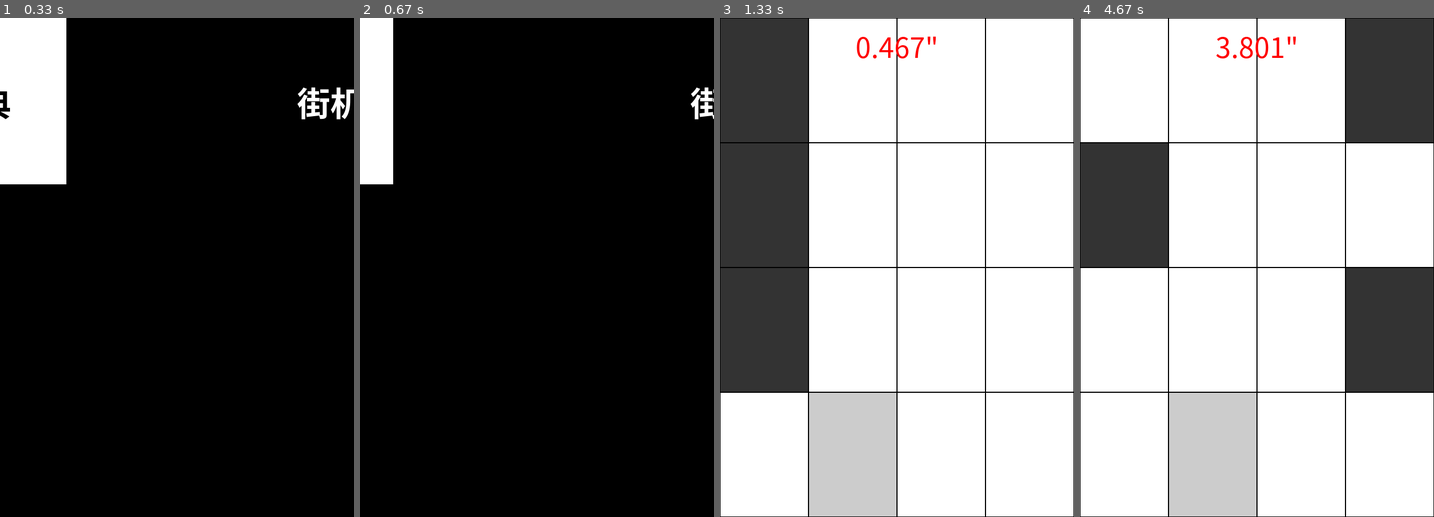
Above: before the commit, frames 1-4 (left to right).
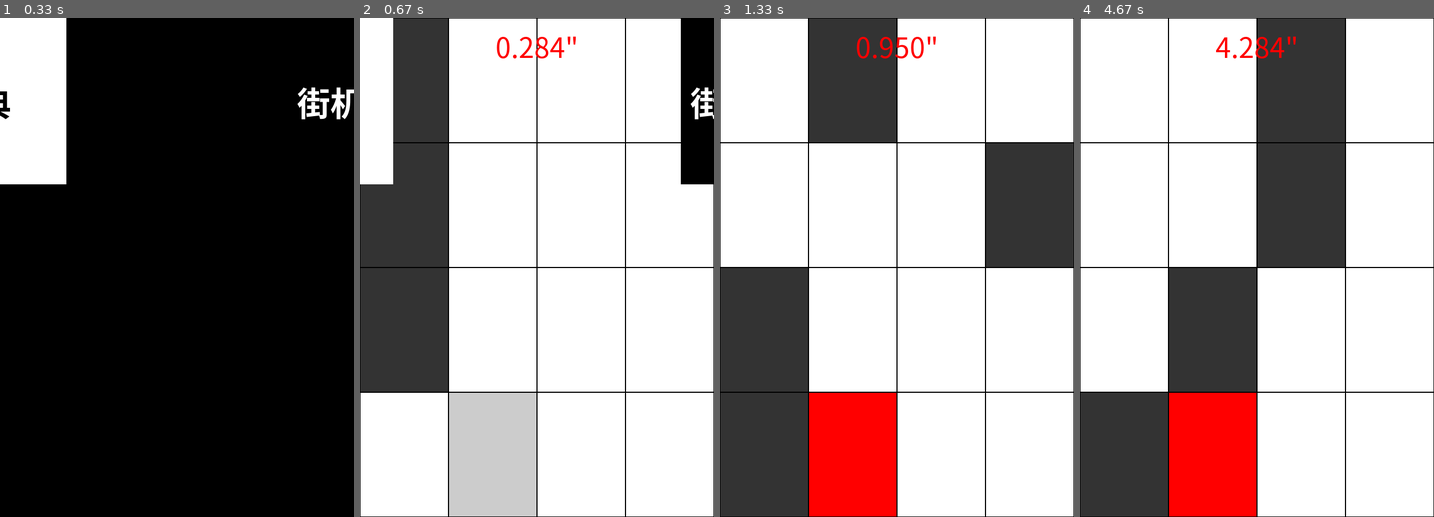
Above: after the commit, the same moments.

Repository: yviscool/pygame
Game: pygame game, started from donttap/main.py
Same seed, same stepped clock (60 frames per second), same inputs: the game is played once before the commit and once after it.
Inputs (mouse positions are in pixels of both pictures, inside the frame that each line leads up to):
- Up to frame 1 (0.33 s): no input
- Up to frame 2 (0.67 s): press the mouse at (452, 272) at 0.37 s; move the mouse to (512, 327) at 0.47 s; release the mouse at (572, 377) at 0.6 s
- Up to frame 3 (1.33 s): press the mouse at (812, 272) at 0.7 s; move the mouse to (794, 212) at 0.8 s; release the mouse at (776, 147) at 0.93 s; press the mouse at (812, 272) at 1.03 s; move the mouse to (840, 277) at 1.13 s; release the mouse at (872, 287) at 1.27 s
- Up to frame 4 (4.67 s): press the mouse at (1172, 272) at 1.37 s; move the mouse to (1161, 227) at 1.47 s; release the mouse at (1150, 187) at 1.6 s; press the mouse at (1172, 272) at 1.7 s; move the mouse to (1203, 282) at 1.8 s; release the mouse at (1235, 292) at 1.93 s; press the mouse at (1172, 272) at 2.03 s; move the mouse to (1242, 177) at 2.13 s; release the mouse at (1313, 82) at 2.27 s; press the mouse at (1172, 272) at 2.37 s; move the mouse to (1196, 247) at 2.47 s; release the mouse at (1225, 227) at 2.6 s; press the mouse at (1172, 272) at 2.7 s; move the mouse to (1281, 287) at 2.8 s; release the mouse at (1391, 307) at 2.93 s; press the mouse at (1172, 272) at 3.03 s; move the mouse to (1157, 212) at 3.13 s; release the mouse at (1143, 157) at 3.27 s; press the mouse at (1172, 272) at 3.37 s; move the mouse to (1200, 292) at 3.47 s; release the mouse at (1225, 317) at 3.6 s; press the mouse at (1172, 272) at 3.7 s; move the mouse to (1200, 267) at 3.8 s; release the mouse at (1225, 262) at 3.93 s; press the mouse at (1172, 272) at 4.03 s; move the mouse to (1267, 267) at 4.13 s; release the mouse at (1366, 262) at 4.27 s; press the mouse at (1172, 272) at 4.37 s; move the mouse to (1175, 347) at 4.47 s; release the mouse at (1179, 422) at 4.6 s

Frame 1 is identical in both runs. In frame 2, 92% of the frame differs, in the area x 0-100%, y 0-100%; in frame 3, 37%; in frame 4, 49%.

Commit message:
Update main.py

Diff:
--- a/donttap/main.py
+++ b/donttap/main.py
@@ -1,3 +1,6 @@
+'''
+游戏 https://u.ali213.net/games/doNotTouchWhite/index.html?game_code=181
+'''
 import pygame
 import random
 
@@ -32,23 +35,32 @@
 game_over = 0
 
 # 常量
+# 边框长度
 BORDER = 1
 
 # 颜色
-BLACK = (0, 0, 0)
-RED = (255, 0, 0)
-WHITE = (255, 255, 255)
-GREY = (51, 51, 51)
+BLACK      = (0, 0, 0)
+RED        = (255, 0, 0)
+WHITE      = (255, 255, 255)
+GREY       = (51, 51, 51)
 WHITE_GREY = (204, 204, 204)
-GOLD = (255, 255, 0)
-
-
-BLOCKS_TYPE_FAILURE = -1
-BLOCKS_TYPE_COMMON = 0
+GOLD       = (255, 255, 0)
+
+# 游戏模式
+MODE_CLASSIC   = 1   # 经典
+MODE_ATHLETICS = 2   # 街机 竞技
+MODE_DHYANA    = 3   # 禅
+MODE_FASTEST   = 4   # 极速
+MODE_RELEVOS   = 5   # 接力
+MODE_RANK      = 6   # 排行榜
+
+# 游戏砖块
+BLOCKS_TYPE_FAILURE   = -1
+BLOCKS_TYPE_COMMON    = 0
 BLOCKS_TYPE_CLICKABLE = 1
-BLOCKS_TYPE_CLICKED = 2
-BLOCKS_TYPE_GOLD = 3
-BLOCKS_TYPE_START = 4
+BLOCKS_TYPE_CLICKED   = 2
+BLOCKS_TYPE_GOLD      = 3
+BLOCKS_TYPE_START     = 4
 # -1 代表红色(失败)
 # 0 代表白色(不可点击-否则失败)\
 # 1 代表灰色(可点击)
@@ -75,8 +87,8 @@
 ]
 
 # 微软雅黑粗体 44 大小
-yahei44 = pygame.font.SysFont('microsoftjhengheiui', 44, bold=True)
-yahei50 = pygame.font.SysFont('microsoftjhengheiui', 50)
+yahei44      = pygame.font.SysFont('microsoftjhengheiui', 44, bold=True)
+yahei50      = pygame.font.SysFont('microsoftjhengheiui', 50)
 yahei60_bold = pygame.font.SysFont('microsoftjhengheiui', 60, bold=True)
 
 # print(pygame.font.get_fonts())
@@ -96,6 +108,41 @@
 	for i in range(5):
 		pygame.draw.line(screen, BLACK, ( 0,  i*225 ),( WIDTH, i*225), BORDER)
 		pygame.draw.line(screen, BLACK, ( i*160, 0 ),( i*160, HEIGHT), BORDER)
+	# pygame.draw.line(screen, BLACK, (0, 225), (WIDTH, 225), BORDER)
+	# pygame.draw.line(screen, BLACK, (0, 450), (WIDTH, 450), BORDER)
+	# pygame.draw.line(screen, BLACK, (0, 675), (WIDTH, 675), BORDER)
+
+	# pygame.draw.line(screen, BLACK, (160, 0), (160, HEIGHT), BORDER)
+	# pygame.draw.line(screen, BLACK, (320, 0), (320, HEIGHT), BORDER)
+	# pygame.draw.line(screen, BLACK, (480, 0), (480, HEIGHT), BORDER)
+
+class Mode:
+
+	def __init__(self, types):
+
+		# 经典
+		if types == MODE_CLASSIC:
+			self.txt = '经典'
+
+		# 街机 竞技
+		if types == MODE_ATHLETICS:
+			self.txt = '禅'
+
+		# 禅
+		if types == MODE_DHYANA:
+			self.txt = '接力'
+
+		# 极速
+		if types == MODE_FASTEST:
+			self.txt = '街机(竞技)'
+
+		# 接力
+		if types == MODE_RELEVOS:
+			self.txt = '极速'
+
+		# 排行榜
+		if types == MODE_RANK:
+			self.txt = '排行榜kk'
 
 # 游戏按钮
 class Button:
@@ -148,7 +195,6 @@
 
 		self.reverse = False # 动画是否反转 , 选择和开始的时候
 
-
 	def draw(self):
 
 		# 绘制色块
@@ -170,8 +216,6 @@
 		self.click()
 
 	def move(self):
-
-		global step
 
 		now = pygame.time.get_ticks()
 
@@ -200,7 +244,6 @@
 						if self.rect.x <= -320:
 							self.rect.x = -320
 							self.speed  = 0
-							step = 1
 					# 向左
 					if direction == 1:
 						if self.rect.x >= 640:
@@ -208,6 +251,8 @@
 							self.speed  = 0
 
 	def click(self):
+
+		global step
 
 		pos = pygame.mouse.get_pos()
 
@@ -231,10 +276,11 @@
 			else:
 				self.start = 800
 
+			step = 1
+
 			if self.rect.x // self.w == pos[0] // self.w \
 				and self.rect.y // self.h == pos[1] // self.h:
 				print('点击了')
-
 
 # 游戏色块
 class Block:
@@ -255,7 +301,6 @@
 		self.w = 0
 		self.h = 0
 		self.front_color = None
-
 
 	def get_color(self, types):
 		# -1 代表红色(失败)
@@ -326,7 +371,8 @@
 				self.move = False
 				self.limit = 0
 
-class World:
+# 游戏
+class Game:
 
 	def __init__(self):
 
@@ -350,7 +396,7 @@
 		# ]
 		#   0   1  2  3  4
 
-		W = WIDTH // 4
+		W = WIDTH  // 4
 		H = HEIGHT // 4
 
 		# 会产生四个黑块
@@ -376,10 +422,10 @@
 
 				self.blocks.append(block)
 
-
-	def init_select_block(self):
-
-		W = WIDTH // 2
+	# 选择按钮
+	def init_buttons(self):
+
+		W = WIDTH  // 2
 		H = HEIGHT // 3
 
 		for y_i, y in enumerate(select_markers):
@@ -393,10 +439,44 @@
 
 				self.buttons.append(b)
 
+	# 运行
+	def run(self):
+		self.draw()
+		self.update()
+
+	# 绘制
 	def draw(self):
 
-		for block in self.blocks:
-			block.draw(self.clicked)
+		# 绘制背景
+		self.draw_background()
+
+		# 绘制砖块
+		if step == 1:
+			self.draw_blocks()
+
+		# 绘制按钮
+		self.draw_buttons()
+
+
+	# 绘制背景
+	def draw_background(self):
+
+		if step == 0:
+			screen.fill(BLACK)
+		else:
+			screen.fill(WHITE)
+
+	# 绘制按钮
+	def draw_buttons(self):
+		for b in self.buttons:
+			b.draw()
+			b.update()
+
+	# 绘制砖块
+	def draw_blocks(self):
+
+		for b in self.blocks:
+			b.draw(self.time)
 
 		# 倒计时
 		counter = '0.000"'
@@ -407,6 +487,7 @@
 
 			counter = '{:.3f}'.format(round((now-self.time)/1000, 3)) + '"'
 
+		# 绘制倒计时
 		draw_text(
 			counter,
 			yahei50,
@@ -416,8 +497,15 @@
 			True
 		)
 
-
+	# 更新
 	def update(self):
+
+		# 处理点击
+		pos = self.click()
+
+
+
+	def click(self):
 
 		# 获取鼠标位置
 		pos = pygame.mouse.get_pos()
@@ -431,13 +519,15 @@
 
 			self.clicked = True
 
-			if not self.time:
-				self.time = pygame.time.get_ticks()
 
 			for block in self.blocks:
-				# block.update(pos)
+
 				# 判断是否被点击了，是的话 全部都要移动
 				if pos[1] // 225 == 2:
+
+					# 倒计时条件
+					if not self.time:
+						self.time = pygame.time.get_ticks()
 
 					# 判断哪个块是否被点击了
 					if block.rect.x // 160  == pos[0] // 160 \
@@ -450,6 +540,53 @@
 							block.get_color(-1)
 
 					block.move = True
+
+		for block in self.blocks:
+
+			block.update()
+
+			# 越界判断
+			if block.rect.y > HEIGHT - 10:
+				self.blocks.remove(block)
+
+		# 当最后一排色块被移除时候, 要补充最前面的砖块
+		if len(self.blocks) < 20:
+
+			i = random.choice([0, 1, 3, 4])
+
+			for x in range(0, 640, 160):
+				# 0 160 320 480
+				if x // 100 == i:
+					block = Block(BLOCKS_TYPE_CLICKABLE, x, -225)
+				else:
+					block = Block(BLOCKS_TYPE_COMMON, x, -225)
+
+				self.blocks.append(block)
+
+
+
+	def update_block(self, pos):
+
+
+		if not self.time:
+			self.time = pygame.time.get_ticks()
+
+		for block in self.blocks:
+
+			# 判断是否被点击了，是的话 全部都要移动
+			if pos[1] // 225 == 2:
+
+				# 判断哪个块是否被点击了
+				if block.rect.x // 160  == pos[0] // 160 \
+					and block.rect.y // 225 == pos[1] // 225:
+
+					if block.color == GREY:
+						shot_fx.play()
+						block.get_color(2)
+					else:
+						block.get_color(-1)
+
+				block.move = True
 
 		for block in self.blocks:
 
@@ -475,11 +612,10 @@
 					self.blocks.append(block)
 
 
-
-world = World()
-
-world.init_block()
-world.init_select_block()
+game = Game()
+
+game.init_block()
+game.init_buttons()
 
 # 0 选择 1 游戏
 step = 0
@@ -488,29 +624,8 @@
 
 	clock.tick(FPS)
 
-	# pygame.draw.line(screen, BLACK, (0, 225), (WIDTH, 225), BORDER)
-	# pygame.draw.line(screen, BLACK, (0, 450), (WIDTH, 450), BORDER)
-	# pygame.draw.line(screen, BLACK, (0, 675), (WIDTH, 675), BORDER)
-
-	# pygame.draw.line(screen, BLACK, (160, 0), (160, HEIGHT), BORDER)
-	# pygame.draw.line(screen, BLACK, (320, 0), (320, HEIGHT), BORDER)
-	# pygame.draw.line(screen, BLACK, (480, 0), (480, HEIGHT), BORDER)
-	if step == 0:
-		screen.fill(BLACK)
-	else:
-		screen.fill(WHITE)
-
-
-	if step == 1:
-		if game_over == 0:
-			world.draw()
-			world.update()
-
-	for b in world.buttons:
-		b.draw()
-		b.update()
-
-	# draw_grid()
+	game.run()
+
 	# draw_text(str(round(pygame.time.get_ticks()/10000, 2)), yahei44, RED, WIDTH//2, 50, True)
 	for event in pygame.event.get():
 
